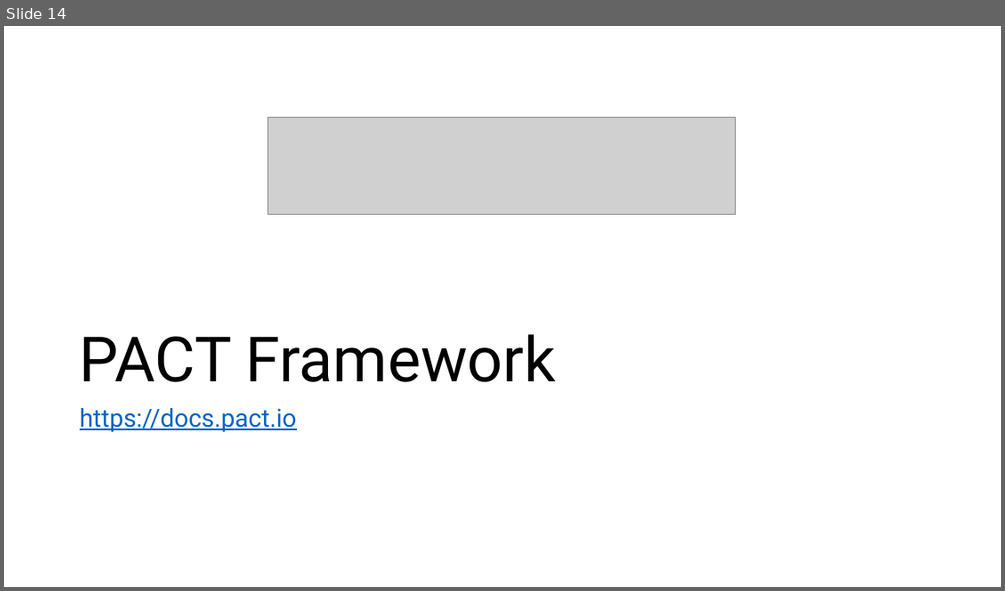
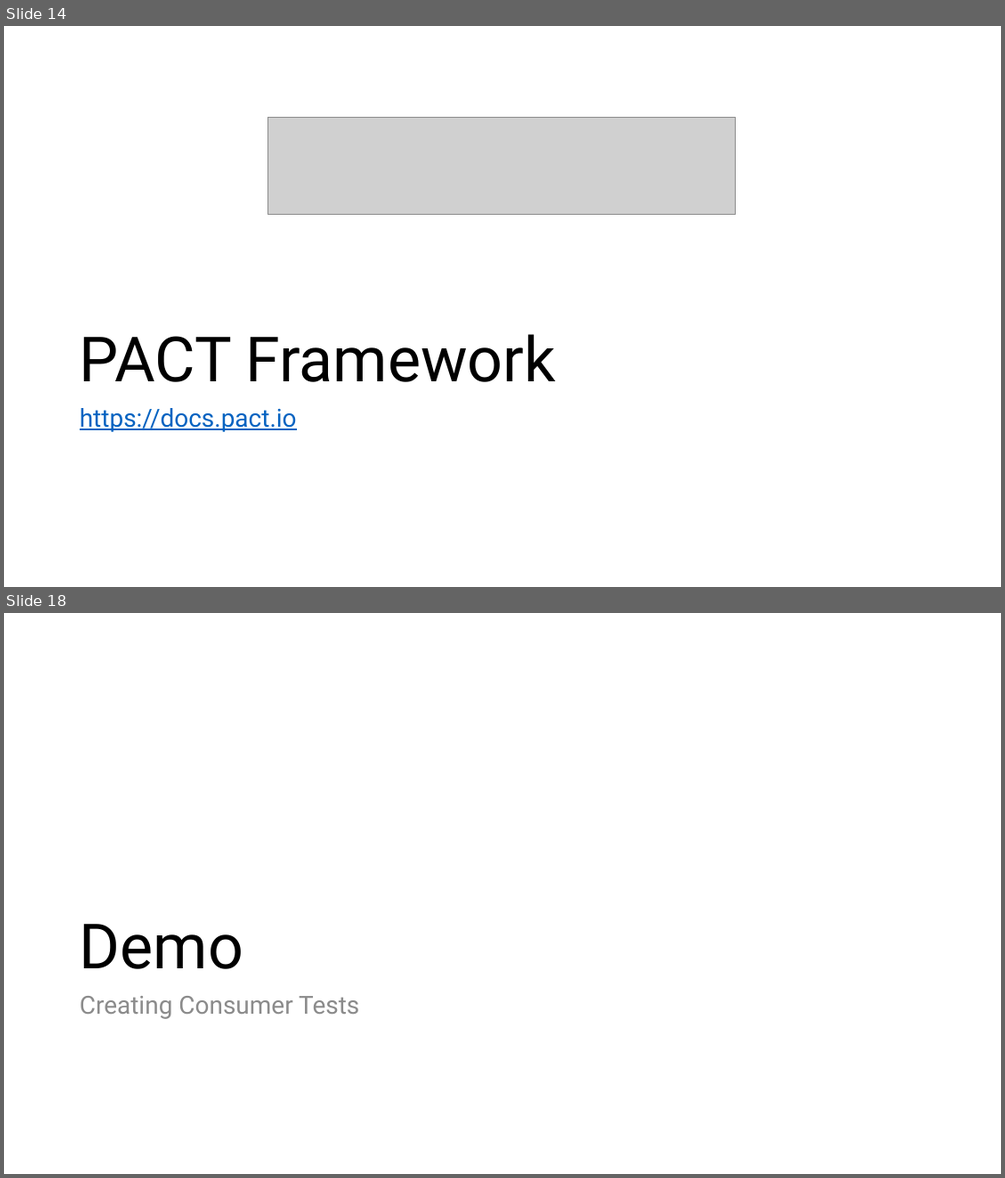
Before and after one commit to m4cx/consumer-driven-contract-testing-pact, a slide deck: powerpoint/Consumer-Driven Contract Tests using PACT.pptx. Shown one above the other, each under a label of ours: slide 14 before the commit, slides 14 and 18 after it; the slides between them are not shown. The pictures are 1005x591 and 1005x1178 pixels, drawn with LibreOffice and Linux fonts; fonts in the diff are those of the drawing; grey boxes stand for pictures. Boxes give left, top, right and bottom in pixels: in the first picture for what was removed or moved away, otherwise in the second. Text is boxed around its words. In the diff, an @@ line names an element or a change of style, - is before the commit and + after.

```diff
--- a/powerpoint/Consumer-Driven Contract Tests using PACT.pptx
+++ b/powerpoint/Consumer-Driven Contract Tests using PACT.pptx
@@ slide 18 added at (4, 613, 1001, 1174), background #FFFFFF @@
@@ title added at (80, 924, 243, 969), 60 pt, text #000000 @@
+Demo
@@ text added at (80, 996, 359, 1019), 24 pt, text #8C8C8C @@
+Creating Consumer Tests
```
Also in this commit, not shown: 11 other slides added, 1 slide removed.
